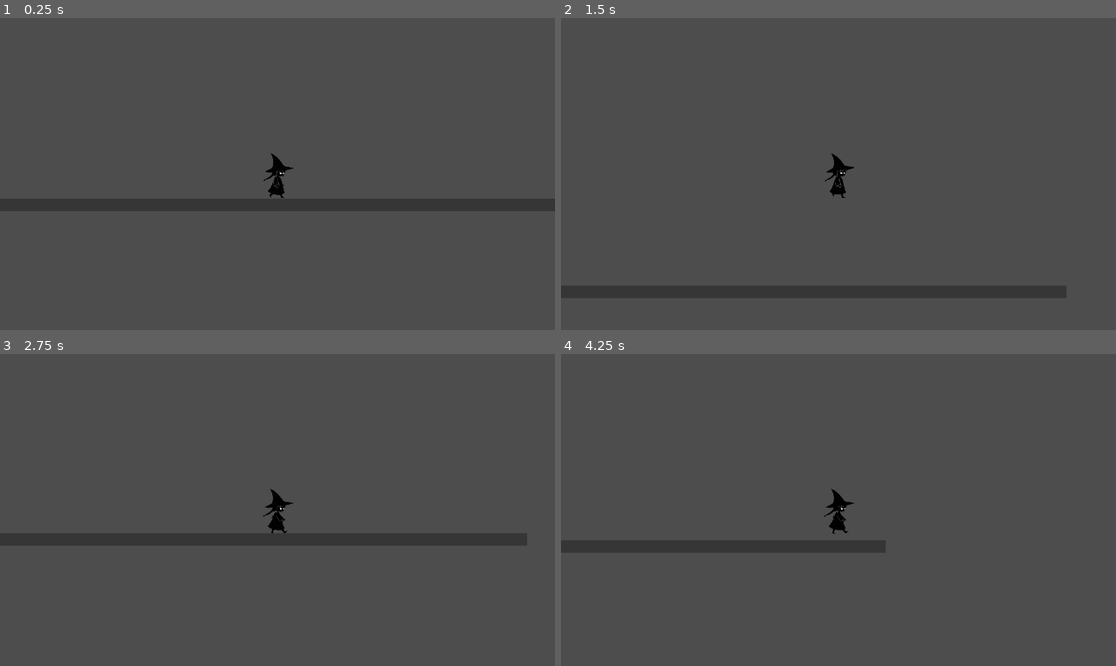
Above: before the commit, frames 1-4 (two rows, left to right).
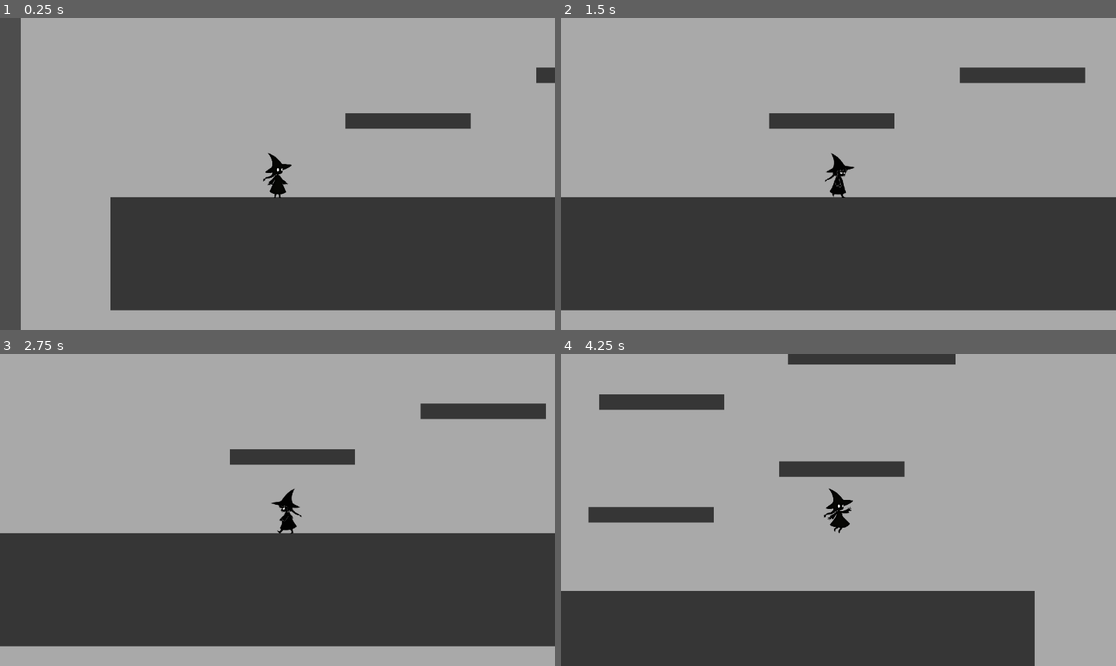
Above: after the commit, the same moments.

Repository: Changgeer123/gotoup
Game: Godot game, scene res://场景/主场景.tscn
The game is run twice, just before and just after one commit, with the same random seed, the same clock (stepped at 60 frames per second) and the same inputs.
Inputs:
- Up to frame 1 (0.25 s): no input
- Up to frame 2 (1.5 s): hold Right (ui_right) from 0.53 s (still down); tap Up (ui_up) at 0.77 s
- Up to frame 3 (2.75 s): tap Up (ui_up) at 1.52 s; release Right (ui_right) at 2.03 s; hold Left (ui_left) from 2.03 s (still down)
- Up to frame 4 (4.25 s): release Left (ui_left) at 2.78 s; hold Right (ui_right) from 2.78 s (still down); tap Up (ui_up) at 3.02, 3.77 s

The runs differ from the first frame. In frame 1, 66% of the frame differs, in the area x 3-100%, y 0-100%; in frame 2, 61%; in frame 3, 61%; in frame 4, 75%, in the area x 0-100%, y 0-100%.
Error before the commit: Cannot call method 'queue_free' on a null value. (res://场景/小世界合集/双重幻影/合二为一.gd:16)

Commit message:
能跳了

Diff:
--- a/场景/主场景.tscn
+++ b/场景/主场景.tscn
@@ -57,7 +57,7 @@
 position = Vector2(8590, 520)
 
 [node name="角色" parent="." instance=ExtResource("2_r1b65")]
-position = Vector2(5526, 5589)
+position = Vector2(189, 636)
 
 [node name="地狱一号" parent="." instance=ExtResource("6_3fatf")]
 position = Vector2(1259, 3046)
--- a/场景/角色/角色.tscn
+++ b/场景/角色/角色.tscn
@@ -1,9 +1,11 @@
-[gd_scene load_steps=23 format=3 uid="uid://dpmocvs577iud"]
+[gd_scene load_steps=26 format=3 uid="uid://dpmocvs577iud"]
 
 [ext_resource type="Script" uid="uid://csdusxiudd6vd" path="res://脚本/角色.gd" id="1_novfl"]
-[ext_resource type="Texture2D" uid="uid://cjq2g5d316x4s" path="res://美术/Back.png" id="2_jkm2i"]
+[ext_resource type="Texture2D" uid="uid://bref2k2fdean7" path="res://美术/跳/生成人物跳跃逐帧图片 (1).png" id="2_wtab7"]
 [ext_resource type="Texture2D" uid="uid://dwei6garxnp11" path="res://美术/Run.png" id="4_5sfq8"]
+[ext_resource type="Texture2D" uid="uid://dvym7hp2g16uq" path="res://美术/跳/生成人物跳跃逐帧图片 (2).png" id="5_5sfq8"]
 [ext_resource type="Texture2D" uid="uid://3qhgaboho3rl" path="res://美术/WalkSheet.png" id="5_pfa8y"]
+[ext_resource type="Texture2D" uid="uid://dy110u2wkepsa" path="res://美术/跳/生成人物跳跃逐帧图片 (3) (1).png" id="6_80b7t"]
 
 [sub_resource type="RectangleShape2D" id="RectangleShape2D_umjw2"]
 size = Vector2(91, 102)
@@ -133,12 +135,22 @@
 "speed": 5.0
 }]
 
+[sub_resource type="SpriteFrames" id="SpriteFrames_udvjx"]
+animations = [{
+"frames": [{
+"duration": 1.0,
+"texture": ExtResource("5_5sfq8")
+}, {
+"duration": 1.0,
+"texture": ExtResource("6_80b7t")
+}],
+"loop": true,
+"name": &"default",
+"speed": 5.0
+}]
+
 [node name="角色" type="CharacterBody2D"]
 script = ExtResource("1_novfl")
-
-[node name="人物" type="Sprite2D" parent="."]
-scale = Vector2(0.2, 0.2)
-texture = ExtResource("2_jkm2i")
 
 [node name="CollisionShape2D" type="CollisionShape2D" parent="."]
 position = Vector2(6.5, -3)
@@ -146,9 +158,19 @@
 
 [node name="Camera2D" type="Camera2D" parent="."]
 
-[node name="AnimatedSprite2D" type="AnimatedSprite2D" parent="."]
+[node name="walk" type="AnimatedSprite2D" parent="."]
+visible = false
 position = Vector2(10, -15)
 scale = Vector2(0.66250867, 0.66250867)
 sprite_frames = SubResource("SpriteFrames_xc4vs")
 animation = &"Walk"
 autoplay = "Walk"
+
+[node name="jump" type="AnimatedSprite2D" parent="."]
+visible = false
+scale = Vector2(0.05322476, 0.05322476)
+sprite_frames = SubResource("SpriteFrames_udvjx")
+
+[node name="人物" type="Sprite2D" parent="."]
+scale = Vector2(0.051982064, 0.051982064)
+texture = ExtResource("2_wtab7")
--- a/脚本/角色.gd
+++ b/脚本/角色.gd
@@ -40,7 +40,14 @@
 		# 在失重状态下，当没有按下上下键时，垂直速度逐渐归零
 		velocity.y = move_toward(velocity.y, 0, SPEED)
 
-
+	if velocity.x>0:
+		$"人物".flip_h = false
+		$walk.flip_h = false
+		$jump.flip_h = false
+	elif velocity.x<0:
+		$"人物".flip_h = true
+		$walk.flip_h = true
+		$jump.flip_h = true
 	# Get the input direction and handle the movement/deceleration.
 	# As good practice, you should replace UI actions with custom gameplay actions.
 	if is_on_floor() or loseg:
@@ -52,10 +59,16 @@
 
 	if velocity.x == 0 and velocity.y == 0:
 		$"人物".visible = true
-		$AnimatedSprite2D.visible = false
-	else:
+		$walk.visible = false
+		$jump.visible = false
+	elif velocity.y == 0 and velocity.x != 0:
 		$"人物".visible = false
-		$AnimatedSprite2D.visible = true
+		$walk.visible = true
+		$jump.visible = false
+	elif velocity.y != 0 and velocity.x != 0:
+		$"人物".visible = false
+		$walk.visible = false
+		$jump.visible = true
 
 	move_and_slide()
 
Binary file added: 美术/跳/生成人物跳跃逐帧图片 (1).png
Not shown, added: 美术/跳/生成人物跳跃逐帧图片 (1).png.import
Binary file added: 美术/跳/生成人物跳跃逐帧图片 (2).png
Not shown, added: 美术/跳/生成人物跳跃逐帧图片 (2).png.import
Binary file added: 美术/跳/生成人物跳跃逐帧图片 (3) (1).png
Not shown, added: 美术/跳/生成人物跳跃逐帧图片 (3) (1).png.import
